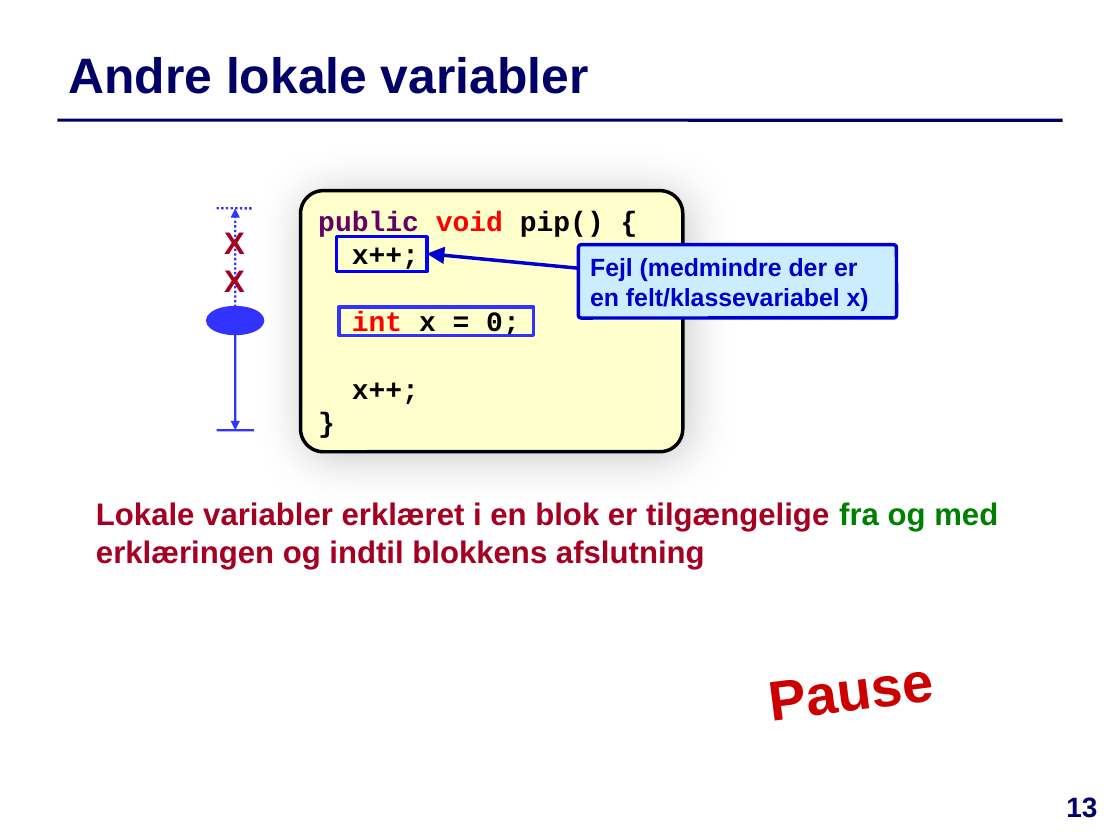
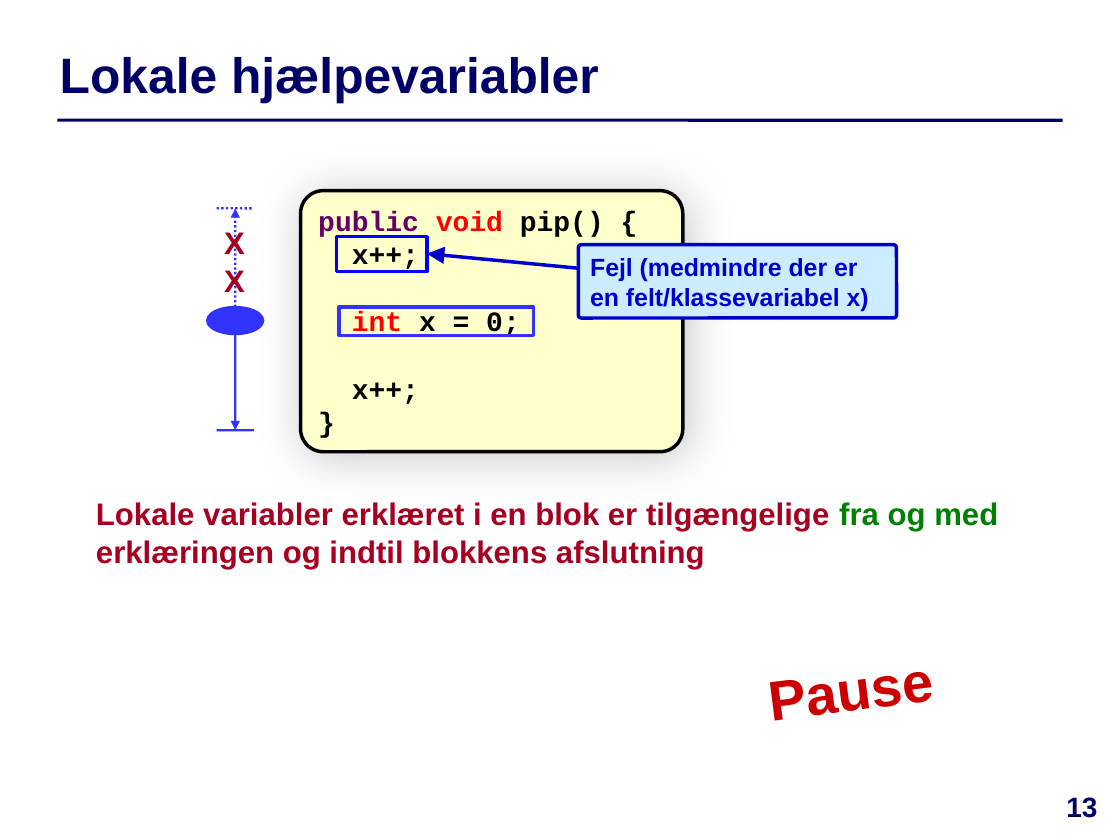
Before and after one commit to IntProgAU/Materiale, a slide deck: slide 13 of web/e24/uge_4b/Slides-Uge4-Torsdag.pptx. Drawn at 1120x840 pixels with LibreOffice and Linux fonts; fonts in the diff are those of the drawing. Boxes give left, top, right and bottom in pixels: in the first picture for what was removed or moved away, otherwise in the second. Text is boxed around its words. In the diff, an @@ line names an element or a change of style, - is before the commit and + after.

```diff
--- a/web/e24/uge_4b/Slides-Uge4-Torsdag.pptx
+++ b/web/e24/uge_4b/Slides-Uge4-Torsdag.pptx
@@ title at (60,57,599,104): text changed @@
-Andre lokale variabler
+Lokale hjælpevariabler
```
Also in this commit, not shown: 1 other file.
